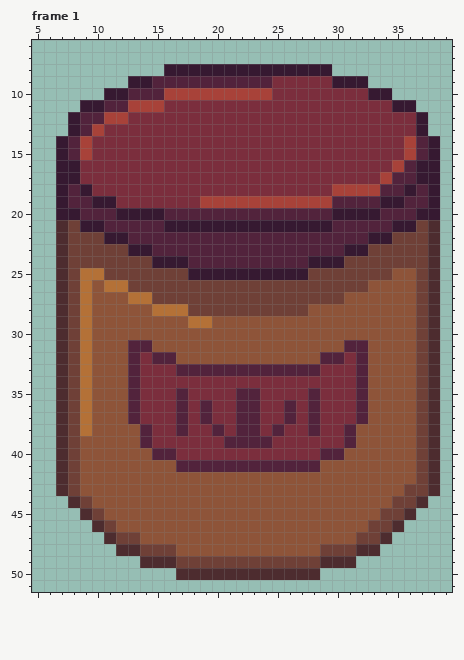
A pixel-art file gets an edit: Biogenesis_SNZA/Assets/Sprites/Maps/Props/Taller_khione/barril.aseprite. The first picture shows the starting point.
45x57 pixels, 2 frames. Shown: frame 1: x 5..39, y 6..51.
After:
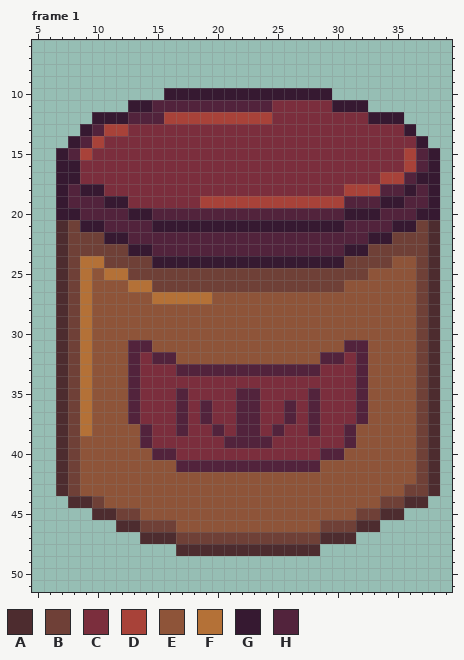
Palette (. is transparent): A #4d2c2f  B #6f4037  C #7b2e3d  D #a84239  E #8e5439  F #b47137  G #361931  H #52233c
Changes in this commit:
--- frame 1
@@ x 5..39 @@
  7 ...................................
- 8 ...........GGGGGGGGGGGGGG..........
- 9 ........GGHHHHHHHHHHCCCCCGGG.......
-10 ......GGHHHDDDDDDDDDCCCCCCCCGG.....
-11 ....GGHHDDDCCCCCCCCCCCCCCCCCCCGG...
-12 ...GHHDDCCCCCCCCCCCCCCCCCCCCCCCCG..
-13 ...GHDCCCCCCCCCCCCCCCCCCCCCCCCCCG..
-14 ..GHDCCCCCCCCCCCCCCCCCCCCCCCCCCDHG.
+ 8 ...................................
+ 9 ...................................
+10 ...........GGGGGGGGGGGGGG..........
+11 ........GGHHHHHHHHHHCCCCCGGG.......
+12 .....GGGHHHDDDDDDDDDCCCCCCCCGGG....
+13 ....GHDDCCCCCCCCCCCCCCCCCCCCCCCG...
+14 ...GHDCCCCCCCCCCCCCCCCCCCCCCCCCCG..
 15 ..GHDCCCCCCCCCCCCCCCCCCCCCCCCCCDHG.
-16 ..GGCCCCCCCCCCCCCCCCCCCCCCCCCCDHGG.
-17 ..GGCCCCCCCCCCCCCCCCCCCCCCCCCDHHGG.
-18 ..GHGCCCCCCCCCCCCCCCCCCCCDDDDHHGHG.
-19 ..GHHGGCCCCCCCDDDDDDDDDDDHHHHGGHHG.
-20 ..GGHHHGGGGHHHHHHHHHHHHHHGGGGHHHGG.
-21 ..ABGGHHHHHGGGGGGGGGGGGGGHHHHHGGBA.
+16 ..GGCCCCCCCCCCCCCCCCCCCCCCCCCCCDHG.
+17 ..GGCCCCCCCCCCCCCCCCCCCCCCCCCDDHGG.
+18 ..GHGGCCCCCCCCCCCCCCCCCCCCDDDHHGHG.
+19 ..GHHHGGCCCCCCDDDDDDDDDDDDHHHGGHHG.
+20 ..GGHHHHGGHHHHHHHHHHHHHHHHGGGHHHGG.
+21 ..ABGGHHHHGGGGGGGGGGGGGGGGHHHHGGBA.
 22 ..ABBBGGHHHHHHHHHHHHHHHHHHHHGGBBBA.
 23 ..ABBBBBGGHHHHHHHHHHHHHHHHGGBBBBBA.
-24 ..ABBBBBBBGGGHHHHHHHHHHGGGBBBBBBBA.
-25 ..ABFFBBBBBBBGGGGGGGGGGBBBBBBBEEBA.
-26 ..ABFEFFBBBBBBBBBBBBBBBBBBBBEEEEBA.
-27 ..ABFEEEFFBBBBBBBBBBBBBBBBEEEEEEBA.
-28 ..ABFEEEEEFFFBBBBBBBBBBEEEEEEEEEBA.
-29 ..ABFEEEEEEEEFFEEEEEEEEEEEEEEEEEBA.
+24 ..ABFFBBBBGGGGGGGGGGGGGGGGBBBBEEBA.
+25 ..ABFEFFBBBBBBBBBBBBBBBBBBBBEEEEBA.
+26 ..ABFEEEFFBBBBBBBBBBBBBBBBEEEEEEBA.
+27 ..ABFEEEEEFFFFFEEEEEEEEEEEEEEEEEBA.
+28 ..ABFEEEEEEEEEEEEEEEEEEEEEEEEEEEBA.
+29 ..ABFEEEEEEEEEEEEEEEEEEEEEEEEEEEBA.
 30 ..ABFEEEEEEEEEEEEEEEEEEEEEEEEEEEBA.
@@ x 5..39 @@
 43 ..ABEEEEEEEEEEEEEEEEEEEEEEEEEEEBBA.
-44 ...ABEEEEEEEEEEEEEEEEEEEEEEEEEBBA..
-45 ....ABEEEEEEEEEEEEEEEEEEEEEEEBBA...
-46 .....ABEEEEEEEEEEEEEEEEEEEEEBBA....
-47 ......ABBEEEEEEEEEEEEEEEEEEBBA.....
-48 .......AABBBEEEEEEEEEEEEBBBAA......
-49 .........AAABBBBBBBBBBBBAAA........
-50 ............AAAAAAAAAAAA...........
+44 ...AABEEEEEEEEEEEEEEEEEEEEEEEBBAA..
+45 .....AABBEEEEEEEEEEEEEEEEEEBBAA....
+46 .......AABBBEEEEEEEEEEEEBBBAA......
+47 .........AAABBBBBBBBBBBBAAA........
+48 ............AAAAAAAAAAAA...........
+49 ...................................
+50 ...................................
 51 ...................................
